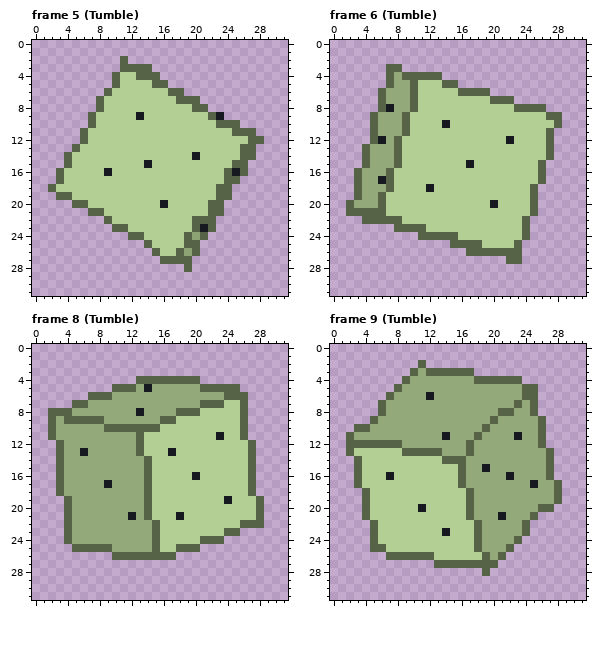
One commit to this pixel-art file: assets/source/aseprite/rolls/lucky_d6.aseprite. Above, as it was before the edit.
32x32 pixels, 24 frames. Colours within 5 levels of each other are drawn and written as one. Shown: frame 5 (Tumble), frame 6 (Tumble), frame 8 (Tumble), frame 9 (Tumble). The commit also changed other frames, which this record leaves out.
And afterwards:
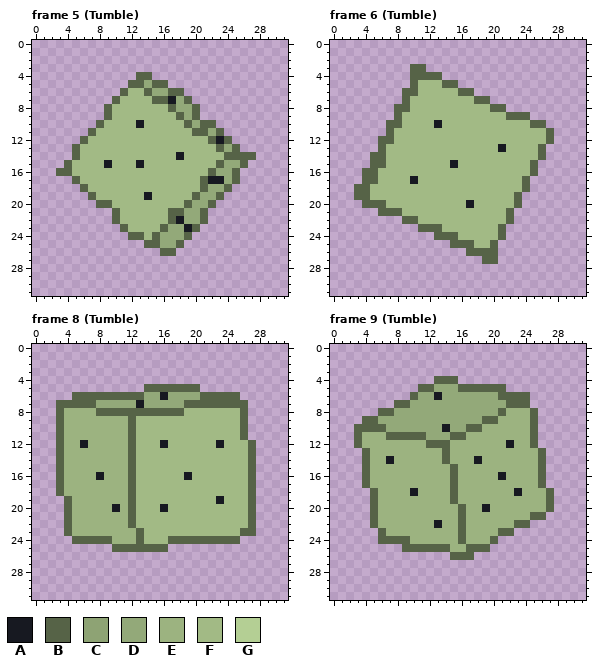
Palette (. is transparent): A #171921  B #566347  C #8ea374  D #93a979  E #9cb380  F #a2ba85  G #b4cf94
From old to new:
Changed rows in their new state; - is an unchanged pixel.
Frame 5 (Tumble):
first column x 2:
 2 ---------.-----------------
 3 ---------....--------------
 4 --------...--.-------------
 5 --------..BBD--------------
 6 -------..BFFBDD------------
 7 ------..BFFFFBBAD-.--------
 8 ------.BFFFFFFFBDD-.-------
 9 -----..BFFFFFFFFBDB...-----
10 -----.BFFFFAFFFFFBDBB...---
11 ----.BFFFFFFFFFFFFBBDB....-
12 -----FFFFFFFFFFFFFFFBAB....
13 ----FFFFFFFFFFFFFFFFFBDB..-
14 --.BFFFFFFFFFFFFAFFFFFBB---
15 ---FFFFAFFFAFFFFFFFFFBDD---
16 --BFFFFFFFFFFFFFFFFFBDDB.--
17 -..BFFFFFFFFFFFFFFFBAAD----
18 ....BFFFFFFFFFFFFFFBDD-----
19 -....BFFFFFFAFFFFFBDD-.----
20 ---...BBFFFFFFFFFBDD-.-----
21 -----...BFFFFFFBBDDB..-----
22 -------.BFFFFFFBADD-.------
23 --------.-FFFFBDDA-..------
24 ------------FBDDD-..-------
25 -------------BDDB..--------
26 -------------.BB...--------
27 --------------....---------
28 -----------------.---------
Frame 6 (Tumble):
first column x 2:
 3 -----..-BB-----------------
 4 -----...-------------------
 5 -----...-FFF---------------
 6 ----...B-FFFFF--..---------
 7 ----...BFFFFFFFFBB...------
 8 ----..BBFFFFFFFFFFBB.....--
 9 ---...BFFFFFFFFFFFFFBBB....
10 ---..BBFFFFAFFFFFFFFFFFBB..
11 ---..BFFFFFFFFFFFFFFFFFFF--
12 ---.BBFFFFFFFFFFFFFFFFFFF--
13 --..BFFFFFFFFFFFFFFAFFFFB.-
14 --.BBFFFFFFFFFFFFFFFFFFFB.-
15 --.BBFFFFFFFFAFFFFFFFFFB.--
16 -.BBFFFFFFFFFFFFFFFFFFFB.--
17 -.BBFFFFAFFFFFFFFFFFFFB..--
18 --BFFFFFFFFFFFFFFFFFFFB.---
19 --BFFFFFFFFFFFFFFFFFFB..---
20 ..BB-FFFFFFFFFFAFFFFFB..---
21 ....-BBFFFFFFFFFFFFFB...---
22 --.....BBFFFFFFFFFFFB..----
23 ------...-BBFFFFFFFB...----
24 ---------..---FFFFFB...----
25 ----------------FFB...-----
26 -------------------...-----
27 -----------------BB-..-----
Frame 8 (Tumble):
first column x 2:
 4 -----------........--------
 5 --------....BBBBBBB.....---
 6 ---BB---BBBB--A----BBB--.--
 7 -BB--B-----A-----BB---BB---
 8 .-EEEEBBBBBBBBBB-FFFFFFF---
 9 .BEEEEEEEEBFFFFFFFFFFFFF---
10 .BEEEEEEEE-FFFFFFFFFFFFF---
11 .BEEEEEEEEBFFFFFFFFFFFFF---
12 --EEAEEEEEBFFFAFFFFFFAFFF--
13 --EEEEEEEEBFFFFFFFFFFFFFF--
14 --EEEEEEEEBFFFFFFFFFFFFFF--
15 --EEEEEEEEBFFFFFFFFFFFFFF--
16 --EEEEAEEEBFFFFFFAFFFFFFF--
17 --EEEEEEEEBFFFFFFFFFFFFFF--
18 --EEEEEEEEBFFFFFFFFFFFFFF--
19 ---EEEEEEEBFFFFFFFFFFAFFFB.
20 ---EEEEEAEBFFFAFFFFFFFFFFB.
21 ---EEEEEEEBFFFFFFFFFFFFFFB.
22 ---EEEEEEEBFFFFFFFFFFFFFF-.
23 ---EEEEEEEEBFFFFFFFFFFFFBB-
24 --.BBBBBEEEBFFFBBBB---BB---
25 ---.....BBBBB-B....--------
26 --------........-----------
Frame 9 (Tumble):
first column x 2:
 2 ---------.-----------------
 3 --------........-----------
 4 -------....BBB........-----
 5 ------...BB---BBBBBB....---
 6 -----...B-DA-------BBB-.---
 7 ----..BB------------B-B.---
 8 -----B--------------EEE----
 9 --B--------------B-EEEEB.--
10 ---BB-------A--BBEEEEEEB.--
11 .BEEEBBBBB--DBBEEEEEEEEB.--
12 .-EEEEEEEEBBBEEEEEEEAEEB.--
13 ..BEEEEEEEEEBEEEEEEEEEEEB.-
14 -.BEEAEEEEEE-EEEAEEEEEEEB.-
15 -.BEEEEEEEEEEBEEEEEEEEEEB.-
16 -.BEEEEEEEEEEBEEEEEAEEEEB.-
17 -.BEEEEEEEEEEBEEEEEEEEEEB..
18 --.BEEEEAEEEEBEEEEEEEAEEEB.
19 --.BEEEEEEEEEBEEEEEEEEEEEB.
20 --.BEEEEEEEEEEBEEAEEEEEEE--
21 --.BEEEEEEEEEEBEEEEEEEE-B--
22 ----EEEEEEEAEEBEEEEEEB-----
23 ---.BEEEEEEEEEBEEEEBB..----
24 ---.BBBBEEEEEEBEEEB...-----
25 ---....BBBBBBEEB-B...------
26 -----........BBB....-------
27 -----------........--------
28 -----------------.---------
Boxes around the changes in both pictures, in picture pixels (x1, y1, x2, y2):
changed: (48, 56, 264, 272)
changed: (346, 64, 562, 264)
changed: (48, 376, 264, 560)
changed: (346, 360, 562, 576)
